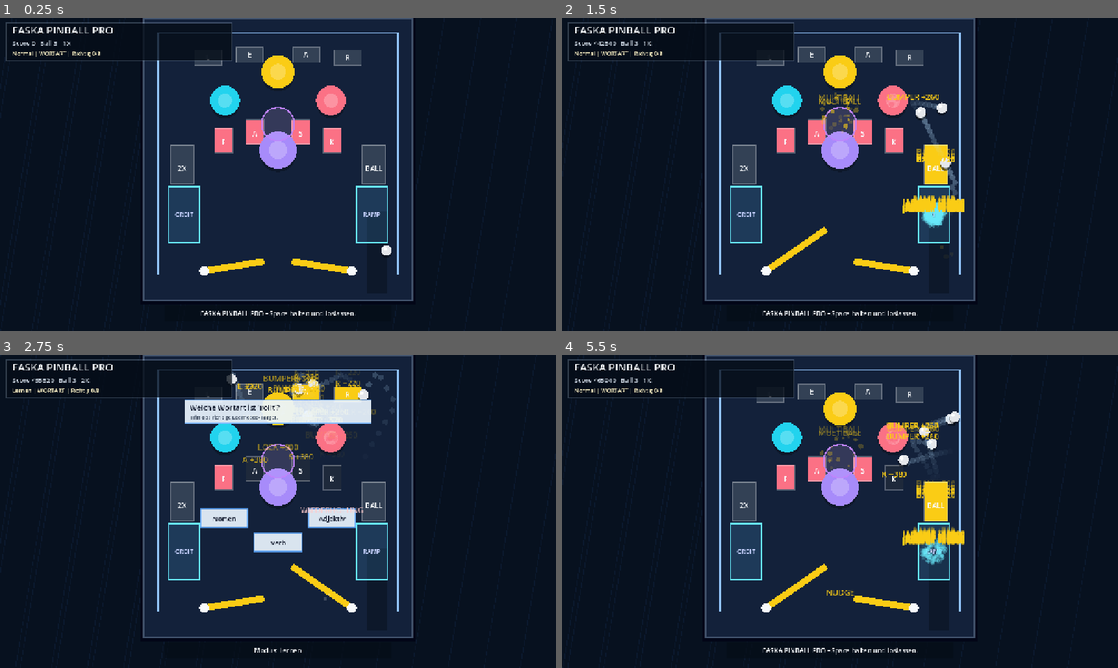
Above: before the commit, frames 1-4 (two rows, left to right).
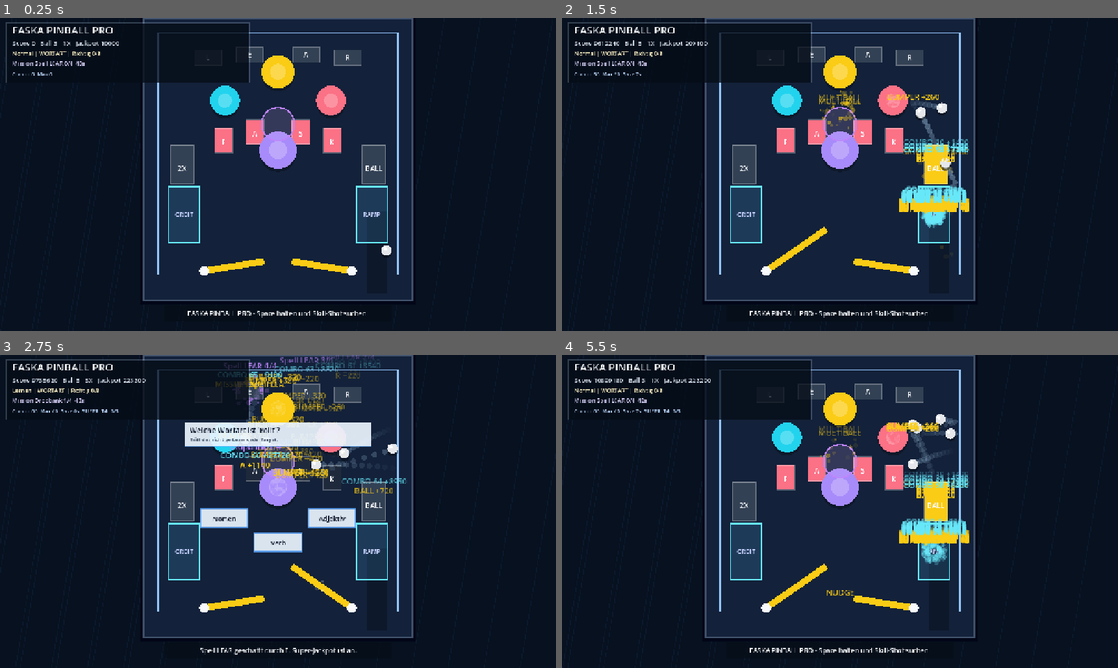
Above: after the commit, the same moments.

Repository: ralfarminkirchner-netizen/faska-flow-pro
Game: Godot game, scene res://scenes/main.tscn
The game is run twice, just before and just after one commit, with the same random seed, the same clock (stepped at 60 frames per second) and the same inputs.
Inputs (mouse positions are in pixels of both pictures, inside the frame that each line leads up to):
- Up to frame 1 (0.25 s): no input
- Up to frame 2 (1.5 s): tap Enter at 0.5, 0.8, 1.35 s; hold D 0.53-1.28 s; tap R at 0.6 s; click (840, 174) at 0.67 s; tap Space at 0.77, 1.07 s; move the mouse to (728, 190) at 1.27 s; hold A from 1.28 s (still down)
- Up to frame 3 (2.75 s): tap Space at 1.52, 1.82 s; tap N at 1.55, 2.1 s; move the mouse to (333, 442) at 2.02 s; release A at 2.03 s; hold D from 2.03 s (still down); tap L at 2.3 s
- Up to frame 4 (5.5 s): move the mouse to (812, 574) at 2.77 s; tap L at 2.85 s; click (812, 574) at 2.92 s; tap Space at 3.02, 3.05, 3.32, 4.52, 4.82 s; move the mouse to (1006, 558) at 3.52 s; release D at 3.53 s; hold Space 3.53-4.28 s; hold A from 3.53 s (still down); tap R at 3.8, 4.35 s; move the mouse to (673, 464) at 4.27 s; tap Enter at 4.55, 5.1 s; move the mouse to (867, 511) at 5.02 s; click (867, 511) at 5.17 s; tap N at 5.3 s

The runs differ from the first frame. In frame 1, 2.4% of the frame differs, in the area x 1-66%, y 1-96%; in frame 2, 3.8%; in frame 3, 9.5%, in the area x 1-73%, y 0-96%; in frame 4, 5.0%.

Commit message:
feat(pinball): add missions skill shots and tilt

Diff:
--- a/godot/faska-pinball/scripts/main.gd
+++ b/godot/faska-pinball/scripts/main.gd
@@ -13,8 +13,21 @@
 const BALL_R := 12.0
 const GRAVITY := 760.0
 const MAX_LEARN := 8
+const BALL_SAVE_TIME := 8.0
+const SKILL_SHOT_TIME := 5.8
+const COMBO_WINDOW := 4.2
+const MISSION_TIME := 44.0
+const TILT_WINDOW := 3.2
+const TILT_LIMIT := 3.0
+const TILT_LOCK_TIME := 2.8
 
 const LESSONS = ["WORTART", "LESEN", "SATZ", "KOMPOSITUM", "MATHE", "ENGLISCH", "SACHKUNDE"]
+const MISSIONS = [
+	{"id": "lanes", "label": "Spell LEAR", "goal": 4, "hint": "Triff vier obere Lanes."},
+	{"id": "drops", "label": "Dropbank", "goal": 4, "hint": "Raeume FASK ab."},
+	{"id": "ramps", "label": "Ramp Run", "goal": 3, "hint": "Triff Rampen oder Orbits."},
+	{"id": "learn", "label": "Learncade", "goal": 3, "hint": "Loese drei Lernziele."}
+]
 
 const BUMPERS = [
 	{"id": "b1", "pos": Vector2(518, 228), "r": 34.0, "value": 260, "color": "#22d3ee"},
@@ -118,6 +131,19 @@
 var locked_balls := 0
 var jackpot := 10000
 var wizard := false
+var combo := 0
+var max_combo := 0
+var combo_timer := 0.0
+var mission_index := 0
+var mission_progress := 0
+var mission_timer := 0.0
+var skill_shot_timer := 0.0
+var skill_shot_power := 0.0
+var ball_save_timer := 0.0
+var tilt_meter := 0.0
+var tilt_timer := 0.0
+var tilt_lock_timer := 0.0
+var super_jackpot_lit := false
 var learn_correct := 0
 var learn_streak := 0
 var lesson_index := 0
@@ -160,6 +186,19 @@
 	locked_balls = 0
 	jackpot = 10000
 	wizard = false
+	combo = 0
+	max_combo = 0
+	combo_timer = 0.0
+	mission_index = 0
+	mission_progress = 0
+	mission_timer = MISSION_TIME
+	skill_shot_timer = 0.0
+	skill_shot_power = 0.0
+	ball_save_timer = 0.0
+	tilt_meter = 0.0
+	tilt_timer = 0.0
+	tilt_lock_timer = 0.0
+	super_jackpot_lit = false
 	learn_correct = 0
 	learn_streak = 0
 	lesson_index = 0
@@ -171,7 +210,7 @@
 	touch_button_state.clear()
 	touch_edges.clear()
 	spawn_ball(true)
-	message = "FASKA PINBALL PRO - Space halten und loslassen."
+	message = "FASKA PINBALL PRO - Space halten und Skill-Shot suchen."
 	message_timer = 2.5
 
 func spawn_ball(held := true, offset := 0.0) -> void:
@@ -200,14 +239,27 @@
 	message_timer = maxf(0.0, message_timer - delta)
 	shake = maxf(0.0, shake - delta)
 	nudge_cd = maxf(0.0, nudge_cd - delta)
+	combo_timer = maxf(0.0, combo_timer - delta)
+	if combo_timer <= 0.0:
+		combo = 0
+	skill_shot_timer = maxf(0.0, skill_shot_timer - delta)
+	ball_save_timer = maxf(0.0, ball_save_timer - delta)
+	tilt_timer = maxf(0.0, tilt_timer - delta)
+	if tilt_timer <= 0.0:
+		tilt_meter = maxf(0.0, tilt_meter - delta * 0.7)
+	tilt_lock_timer = maxf(0.0, tilt_lock_timer - delta)
+	mission_timer = maxf(0.0, mission_timer - delta)
+	if mission_timer <= 0.0:
+		fail_mission()
 
 func update_game(delta: float) -> void:
 	if key_once(KEY_L) or consume_touch_edge("learn"):
 		toggle_mode()
 	if key_once(KEY_C) or consume_touch_edge("subject"):
 		cycle_subject()
-	var left_down := Input.is_key_pressed(KEY_A) or Input.is_key_pressed(KEY_LEFT) or bool(touch_button_state.get("left", false))
-	var right_down := Input.is_key_pressed(KEY_D) or Input.is_key_pressed(KEY_RIGHT) or bool(touch_button_state.get("right", false))
+	var flippers_locked := tilt_lock_timer > 0.0
+	var left_down := not flippers_locked and (Input.is_key_pressed(KEY_A) or Input.is_key_pressed(KEY_LEFT) or bool(touch_button_state.get("left", false)))
+	var right_down := not flippers_locked and (Input.is_key_pressed(KEY_D) or Input.is_key_pressed(KEY_RIGHT) or bool(touch_button_state.get("right", false)))
 	left_flip = move_toward(left_flip, 1.0 if left_down else 0.0, delta * 8.5)
 	right_flip = move_toward(right_flip, 1.0 if right_down else 0.0, delta * 8.5)
 	if (Input.is_key_pressed(KEY_SPACE) or bool(touch_button_state.get("plunger", false))) and has_held_ball():
@@ -244,11 +296,24 @@
 			ball.held = false
 			ball.vel = Vector2(rng.randf_range(-80.0, -28.0), -850.0 - plunger * 780.0)
 			spawn_particles(ball.pos, Color.html("#facc15"), 16, 180.0)
+	skill_shot_timer = SKILL_SHOT_TIME
+	skill_shot_power = plunger
+	ball_save_timer = BALL_SAVE_TIME
 	plunger = 0.0
 
 func nudge_table() -> void:
 	nudge_cd = 0.9
 	shake = 0.16
+	tilt_timer = TILT_WINDOW
+	tilt_meter += 1.0
+	if tilt_meter >= TILT_LIMIT:
+		tilt_lock_timer = TILT_LOCK_TIME
+		tilt_meter = 0.0
+		combo = 0
+		score = maxi(0, score - 1200)
+		add_floater(Vector2(TABLE_X + TABLE_W * 0.5, 590), "TILT - FLIPPER LOCK", Color.html("#fecaca"))
+		message = "Tilt: zu viel geschoben, Flipper kurz gesperrt."
+		message_timer = 1.8
 	for ball in balls:
 		ball.vel += Vector2(rng.randf_range(-165.0, 165.0), -95.0)
 	add_floater(Vector2(TABLE_X + TABLE_W * 0.5, 600), "NUDGE", Color.html("#facc15"))
@@ -275,8 +340,17 @@
 		trail.pop_front()
 	ball.trail = trail
 	if float(ball.pos.y) > DRAIN_Y:
-		ball.alive = false
-		spawn_particles(ball.pos, Color.html("#fecaca"), 18, 220.0)
+		if ball_save_timer > 0.0:
+			ball.pos = Vector2(RIGHT_WALL - 26.0, TABLE_Y + TABLE_H - 118.0)
+			ball.vel = Vector2(rng.randf_range(-60.0, 60.0), -780.0)
+			ball.trail = []
+			spawn_particles(ball.pos, Color.html("#67e8f9"), 22, 240.0)
+			add_floater(ball.pos, "BALL SAVE", Color.html("#67e8f9"))
+			ball_save_timer = 0.0
+		else:
+			ball.alive = false
+			end_ball_bonus(ball.pos)
+			spawn_particles(ball.pos, Color.html("#fecaca"), 18, 220.0)
 
 func collide_walls(ball: Dictionary) -> void:
 	var pos: Vector2 = ball.pos
@@ -320,6 +394,8 @@
 		if rect.grow(BALL_R).has_point(Vector2(ball.pos)):
 			lit_lanes[str(lane.id)] = true
 			add_score(int(lane.value), rect.get_center(), str(lane.label))
+			register_shot("ramp" if str(lane.id).begins_with("orbit") else "lane", rect.get_center(), str(lane.label))
+			resolve_skill_shot(rect.get_center(), str(lane.label))
 			ball.vel.y = -absf(float(ball.vel.y)) - 120.0
 			ball.target_cd = 0.16
 			if str(lane.id) == "orbit-r":
@@ -336,6 +412,7 @@
 		if drect.grow(BALL_R).has_point(Vector2(ball.pos)):
 			down_drops[str(drop.id)] = true
 			add_score(int(drop.value), drect.get_center(), str(drop.label))
+			register_shot("drop", drect.get_center(), str(drop.label))
 			ball.vel.y = -absf(float(ball.vel.y)) - 160.0
 			ball.target_cd = 0.16
 			if down_drops.size() >= DROPS.size():
@@ -350,8 +427,13 @@
 		if rect.grow(BALL_R).has_point(Vector2(ball.pos)) and float(ball.vel.y) < 0.0:
 			ball.vel = Vector2(float(ramp.dir) * 360.0, -720.0)
 			add_score(int(ramp.value), rect.get_center(), str(ramp.label))
+			register_shot("ramp", rect.get_center(), str(ramp.label))
 			spawn_particles(rect.get_center(), Color.html("#67e8f9"), 12, 180.0)
-			if wizard:
+			if super_jackpot_lit:
+				add_score(jackpot * 2, rect.get_center(), "SUPER JACKPOT")
+				super_jackpot_lit = false
+				jackpot += 3500
+			elif wizard:
 				add_score(jackpot, rect.get_center(), "JACKPOT")
 			return
 
@@ -413,6 +495,7 @@
 				learn_correct += 1
 				learn_streak += 1
 				add_score(1200, rect.get_center(), "RICHTIG")
+				register_shot("learn", rect.get_center(), "LEARN")
 				active_task.clear()
 				learn_targets.clear()
 				if learn_correct >= MAX_LEARN:
@@ -428,6 +511,99 @@
 				learn_targets.clear()
 			ensure_learn_targets()
 			return
+
+func register_shot(kind: String, pos: Vector2, label: String) -> void:
+	combo += 1
+	combo_timer = COMBO_WINDOW
+	max_combo = maxi(max_combo, combo)
+	if combo >= 2:
+		var combo_bonus := combo * 140 * multiplier
+		score += combo_bonus
+		add_floater(pos + Vector2(0, -22), "COMBO " + str(combo) + " +" + str(combo_bonus), Color.html("#67e8f9"))
+	if combo >= 5:
+		jackpot += 900
+	if combo >= 7:
+		super_jackpot_lit = true
+	advance_mission(kind, pos, label)
+
+func resolve_skill_shot(pos: Vector2, label: String) -> void:
+	if skill_shot_timer <= 0.0:
+		return
+	var power_error := absf(skill_shot_power - 0.72)
+	var bonus := 1800
+	var grade := "SKILL"
+	if power_error < 0.08:
+		bonus = 5200
+		grade = "PERFECT SKILL"
+	elif power_error < 0.18:
+		bonus = 3200
+		grade = "GREAT SKILL"
+	score += bonus * multiplier
+	jackpot += bonus
+	add_floater(pos, grade + " " + label + " +" + str(bonus * multiplier), Color.html("#facc15"))
+	spawn_particles(pos, Color.html("#facc15"), 22, 260.0)
+	skill_shot_timer = 0.0
+
+func current_mission() -> Dictionary:
+	return MISSIONS[mission_index % MISSIONS.size()]
+
+func advance_mission(kind: String, pos: Vector2, label: String) -> void:
+	var mission: Dictionary = current_mission()
+	var mission_id := str(mission.id)
+	var counts := false
+	if mission_id == "lanes":
+		counts = kind == "lane"
+	elif mission_id == "drops":
+		counts = kind == "drop"
+	elif mission_id == "ramps":
+		counts = kind == "ramp"
+	elif mission_id == "learn":
+		counts = kind == "learn"
+	if not counts:
+		return
+	mission_progress += 1
+	add_floater(pos + Vector2(0, -42), str(mission.label) + " " + str(mission_progress) + "/" + str(mission.goal), Color.html("#c084fc"))
+	if mission_progress >= int(mission.goal):
+		complete_mission(pos, label)
+
+func complete_mission(pos: Vector2, label: String) -> void:
+	var mission: Dictionary = current_mission()
+	var reward := (3600 + mission_index * 850) * multiplier
+	score += reward
+	jackpot += 5200 + mission_index * 600
+	super_jackpot_lit = true
+	multiplier = mini(6, multiplier + 1)
+	spawn_particles(pos, Color.html("#c084fc"), 34, 330.0)
+	add_floater(pos, "MISSION " + str(mission.label) + " +" + str(reward), Color.html("#facc15"))
+	message = str(mission.label) + " geschafft durch " + label + ". Super-Jackpot ist an."
+	message_timer = 2.2
+	mission_index = (mission_index + 1) % MISSIONS.size()
+	mission_progress = 0
+	mission_timer = MISSION_TIME
+	if str(current_mission().id) == "learn" and mode != "Lernen":
+		mode = "Lernen"
+		ensure_learn_targets()
+
+func fail_mission() -> void:
+	if phase != "run":
+		return
+	var mission: Dictionary = current_mission()
+	add_floater(Vector2(TABLE_X + TABLE_W * 0.5, 214), "MISSION WECHSEL", Color.html("#fecaca"))
+	message = str(mission.label) + " verpasst - neues Ziel: " + str(MISSIONS[(mission_index + 1) % MISSIONS.size()].label)
+	message_timer = 1.7
+	mission_index = (mission_index + 1) % MISSIONS.size()
+	mission_progress = 0
+	mission_timer = MISSION_TIME
+
+func end_ball_bonus(pos: Vector2) -> void:
+	var bonus := (max_combo * 180 + learn_streak * 320 + locked_balls * 420) * multiplier
+	if bonus <= 0:
+		return
+	score += bonus
+	add_floater(pos, "END BONUS +" + str(bonus), Color.html("#facc15"))
+	combo = 0
+	combo_timer = 0.0
+	max_combo = 0
 
 func add_score(value: int, pos: Vector2, label: String) -> void:
 	var points := value * multiplier
@@ -692,14 +868,28 @@
 
 func draw_hud() -> void:
 	var compact := should_show_touch()
-	var panel := Rect2(14, 12, minf(size.x - 28.0, 430.0 if compact else 520.0), 86.0)
+	var panel := Rect2(14, 12, minf(size.x - 28.0, 450.0 if compact else 560.0), 136.0)
 	draw_rect(panel, Color(0.02, 0.05, 0.09, 0.78), true)
 	draw_rect(panel, Color(0.78, 0.88, 1.0, 0.22), false, 2.0)
 	draw_string(font, panel.position + Vector2(14, 25), "FASKA PINBALL PRO", HORIZONTAL_ALIGNMENT_LEFT, panel.size.x - 24.0, 20 if compact else 24, Color.html("#f8fafc"))
-	draw_string(font, panel.position + Vector2(14, 52), "Score " + str(score) + "   Ball " + str(ball_stock) + "   " + str(multiplier) + "X", HORIZONTAL_ALIGNMENT_LEFT, panel.size.x - 24.0, 15, Color.html("#cbd5e1"))
+	draw_string(font, panel.position + Vector2(14, 52), "Score " + str(score) + "   Ball " + str(ball_stock) + "   " + str(multiplier) + "X   Jackpot " + str(jackpot), HORIZONTAL_ALIGNMENT_LEFT, panel.size.x - 24.0, 15, Color.html("#cbd5e1"))
 	draw_string(font, panel.position + Vector2(14, 75), mode + " | " + str(LESSONS[lesson_index]) + " | Richtig " + str(learn_correct) + "/" + str(MAX_LEARN), HORIZONTAL_ALIGNMENT_LEFT, panel.size.x - 24.0, 13, Color.html("#fef3c7"))
+	var mission: Dictionary = current_mission()
+	draw_string(font, panel.position + Vector2(14, 98), "Mission " + str(mission.label) + " " + str(mission_progress) + "/" + str(mission.goal) + "  " + str(int(mission_timer)) + "s", HORIZONTAL_ALIGNMENT_LEFT, panel.size.x - 24.0, 13, Color.html("#ddd6fe"))
+	var state := "Combo " + str(combo) + "  Max " + str(max_combo)
+	if skill_shot_timer > 0.0:
+		state += "  Skill-Shot " + str(int(skill_shot_timer)) + "s"
+	if ball_save_timer > 0.0:
+		state += "  Save " + str(int(ball_save_timer)) + "s"
+	if super_jackpot_lit:
+		state += "  SUPER"
+	if tilt_lock_timer > 0.0:
+		state += "  TILT LOCK"
+	elif tilt_meter > 0.0:
+		state += "  Tilt " + str(int(tilt_meter)) + "/" + str(int(TILT_LIMIT))
+	draw_string(font, panel.position + Vector2(14, 121), state, HORIZONTAL_ALIGNMENT_LEFT, panel.size.x - 24.0, 12, Color.html("#bfdbfe"))
 	if mode == "Lernen" and active_task.size() > 0:
-		var qrect := Rect2(size.x * 0.5 - minf(430.0, size.x - 24.0) * 0.5, 104.0, minf(430.0, size.x - 24.0), 54.0)
+		var qrect := Rect2(size.x * 0.5 - minf(430.0, size.x - 24.0) * 0.5, 156.0 if not compact else 150.0, minf(430.0, size.x - 24.0), 54.0)
 		draw_rect(qrect, Color(0.92, 0.96, 1.0, 0.92), true)
 		draw_rect(qrect, Color(0.38, 0.67, 1.0, 0.72), false, 2.0)
 		draw_string(font, qrect.position + Vector2(12, 23), str(active_task.prompt), HORIZONTAL_ALIGNMENT_LEFT, qrect.size.x - 24.0, 17, Color.html("#0f172a"))
Not shown, changed: src/components/games/godot/FaskaPinballGodot.jsx
Not shown, changed: src/components/hub/GameEngineHub.jsx
